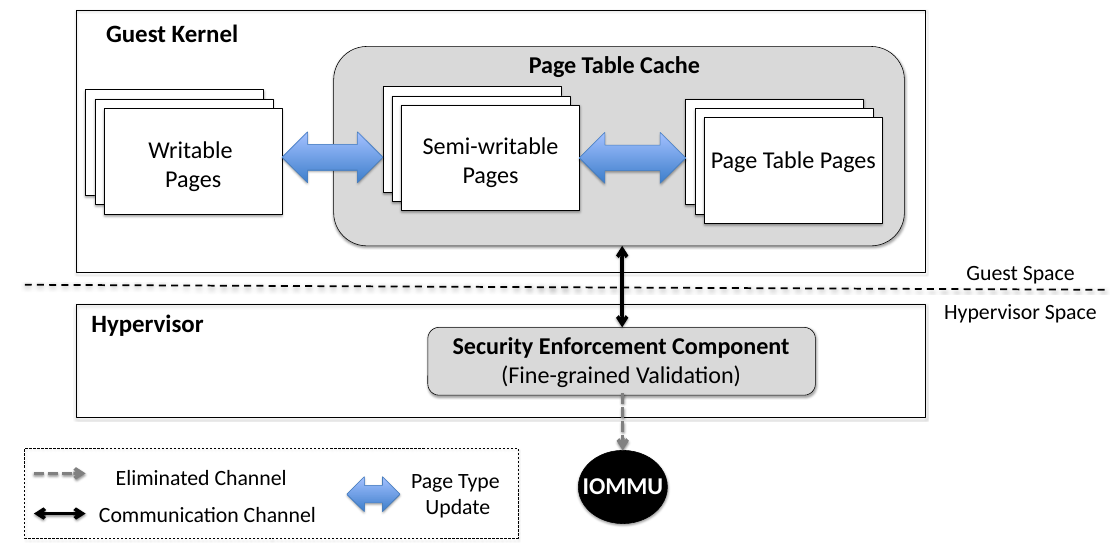
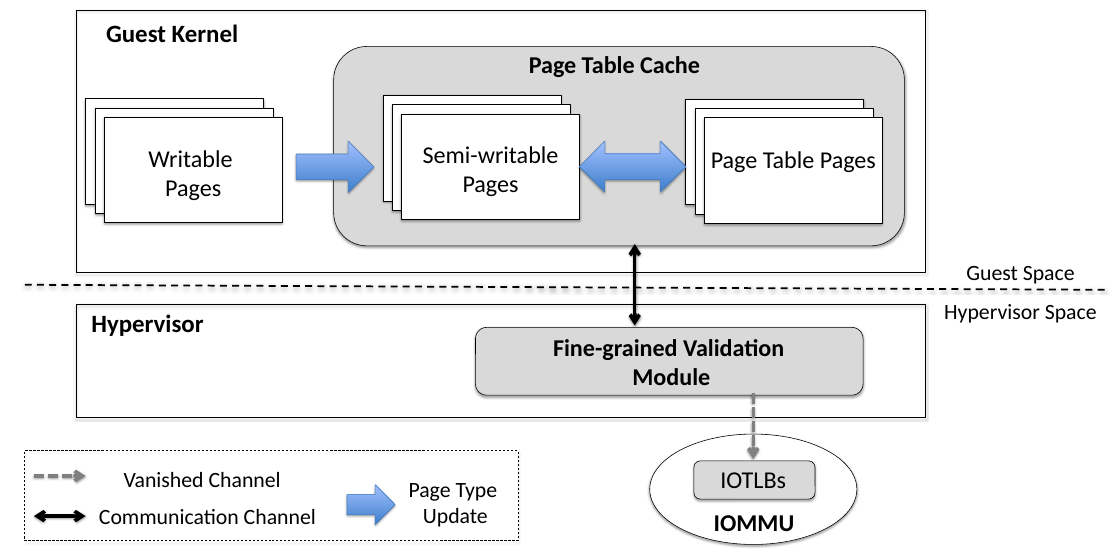
Before and after one commit to strongerwill/FastIO, a slide deck: slide 1 of doc/paper/image/overview/arch.pptx. Drawn at 1120x560 pixels with LibreOffice and Linux fonts; fonts in the diff are those of the drawing. Boxes give left, top, right and bottom in pixels: in the first picture for what was removed or moved away, otherwise in the second. Text is boxed around its words. In the diff, an @@ line names an element or a change of style, - is before the commit and + after.

```diff
--- a/doc/paper/image/overview/arch.pptx
+++ b/doc/paper/image/overview/arch.pptx
@@ 6 rectangles, 2 texts, 1 left right arrow: place and size @@
-6 rectangles, 2 texts, 1 left right arrow at box(86, 86, 686, 214)
+6 rectangles, 2 texts, 1 left right arrow at box(86, 95, 686, 223)
@@ left right arrow removed at box(282, 132, 383, 183) @@
@@ right arrow added at box(296, 141, 374, 193), fill gradient #3F80CE to #A4C4FF, outline #4B7EBC 0.75 pt @@
@@ double arrow moved from (622, 246) - (622, 328) to (635, 244) - (635, 325) @@
@@ rounded rectangle: place and size @@
-rounded rectangle at box(428, 328, 815, 395)
+rounded rectangle at box(475, 328, 863, 395)
@@ text at box(553, 339, 784, 385): text changed @@
-Security Enforcement Component
-(Fine-grained Validation)
+Fine-grained Validation
+Module
@@ arrow moved from (623, 393) - (623, 450) to (753, 393) - (753, 459) @@
@@ ellipse: place and size @@
-ellipse at box(578, 450, 668, 524)
+ellipse at box(650, 434, 857, 544)
@@ ellipse at box(650, 434, 857, 544): fill #000000 to #FFFFFF @@
@@ text at box(124, 472, 281, 487): text changed @@
-Eliminated Channel
+Vanished Channel
@@ left right arrow removed at box(347, 477, 400, 511) @@
@@ text "Page Type": place and size @@
-text "Page Type" at box(411, 474, 500, 518)
+text "Page Type" at box(409, 483, 498, 527)
@@ rounded rectangle added at box(694, 461, 815, 499), fill #D9D9D9, outline #000000 0.75 pt @@
@@ text added at box(720, 472, 786, 488), 31 pt, text #000000 @@
+IOTLBs
@@ right arrow added at box(347, 484, 395, 525), fill gradient #3F80CE to #A4C4FF, outline #4B7EBC 0.75 pt @@
@@ text "IOMMU": place and size @@
-text "IOMMU" at box(583, 478, 664, 494)
+text "IOMMU" at box(714, 515, 795, 531)
@@ text "IOMMU" at box(714, 515, 795, 531): text colour #FFFFFF to #000000 @@
```
Also in this commit, not shown: 2 other files.
